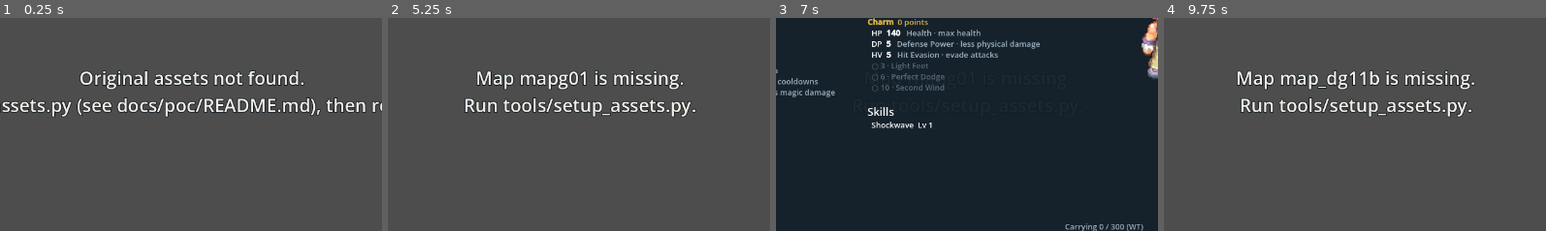
Above: before the commit, frames 1-4 (left to right).
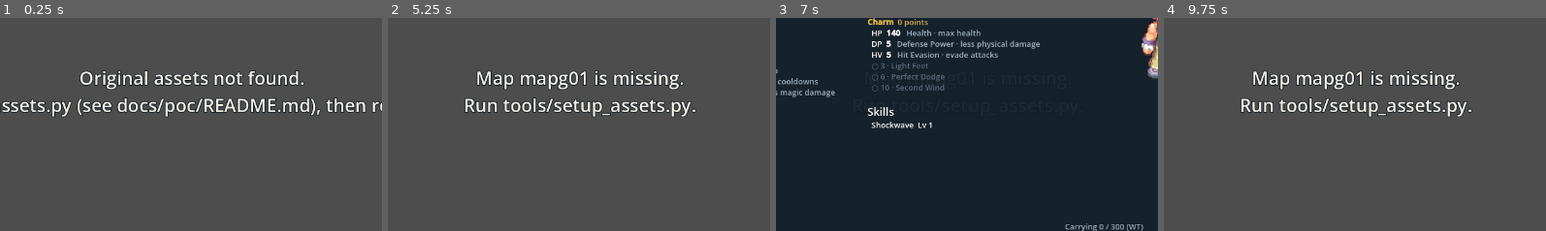
Above: after the commit, the same moments.

Repository: khaledchoucri/tricksterGodot
Game: Godot game, scene res://tests/smoke_test.tscn
The game is run twice, just before and just after one commit, with the same random seed, the same clock (stepped at 60 frames per second) and the same inputs. This scene is started directly instead of the project's main scene.
Inputs (mouse positions are % of the whole screen's width and height, from its top left):
- Up to frame 1 (0.25 s): no input
- Up to frame 2 (5.25 s): tap Enter (ui_accept) at 0.5, 0.77, 1.25, 2.75, 3.77, 5 s; move the mouse to (72, 45) at 0.52 s; press the mouse at (72, 45) at 0.53 s; hold D (move_right) 0.53-1.25 s; tap C (character) at 0.8 s; release the mouse at (72, 45) at 1.25 s; drag from (30, 55) to (45, 70) at 1.27 s; tap R (restart) at 2, 3.5 s; move the mouse to (60, 27) at 2.02 s; hold D (move_right) 2.03-2.75 s; hold Space (dash) 2.03-2.75 s; click (60, 27) at 2.3 s; drag from (45, 70) to (20, 34) at 2.77 s; move the mouse to (80, 65) at 3.52 s; hold A (move_left) 3.53-4.25 s; hold C (character) 3.53-4.25 s; tap Space (dash) at 3.8 s; right-click (80, 65) at 4.15 s; drag from (20, 34) to (35, 24) at 4.27 s; move the mouse to (55, 50) at 5.02 s; hold S (move_down) from 5.03 s (still down); hold F (interact) from 5.03 s (still down); click (55, 50) at 5.17 s
- Up to frame 3 (7 s): tap C (character) at 5.3 s; release S (move_down) at 5.75 s; release F (interact) at 5.75 s; drag from (35, 24) to (30, 55) at 5.77 s; move the mouse to (72, 45) at 6.52 s; press the mouse at (72, 45) at 6.53 s; hold W (move_up) from 6.53 s (still down); tap 1 at 6.6 s; tap Enter (ui_accept) at 6.77 s
- Up to frame 4 (9.75 s): release W (move_up) at 7.25 s; release the mouse at (72, 45) at 7.25 s; drag from (30, 55) to (45, 70) at 7.27 s; move the mouse to (60, 27) at 8.02 s; hold S (move_down) 8.03-8.75 s; hold Space (dash) 8.03-8.75 s; tap M at 8.1 s; drag from (45, 70) to (20, 34) at 8.77 s; move the mouse to (80, 65) at 9.52 s; hold W (move_up) from 9.53 s (still down); hold C (character) from 9.53 s (still down); tap P at 9.6 s; click (80, 65) at 9.67 s
The pictures show only the part of the screen within x 25-75%, y 32-82%; the shares and areas given below are measured in that part.

Frames 1-3 are identical in both runs. In frame 4, 2.7% of the frame differs, in the area x 19-82%, y 24-34%.
Error in both runs: Invalid access to property or key 'display_name' on a base object of type 'Nil'. (res://scripts/hud.gd:76)

Commit message:
Monsters fidget while they stand, dodge a graze, and echoes run
Standing monsters held a single still frame; they now play the original's
idle_auto clip (자동행동) through now and then. A grazed monster shows its dodge
clip (회피) instead of flinching, and echoes, which are players' characters,
chase at a run instead of a sped-up walk. The art smoke section checks all three
and now runs before the boss section, which frees the game.

Co-Authored-By: Claude Opus 5.5 <noreply@anthropic.com>

Diff:
--- a/scripts/actor_sprite.gd
+++ b/scripts/actor_sprite.gd
@@ -177,6 +177,14 @@
 		frame = clampi(frames[0], 0, sprite_frames.get_frame_count(anim) - 1)
 
 
+## Plays `act` through once and holds its last frame, whether or not the clip
+## loops (a monster's idle fidget).
+func play_once(act: String, v := Vector2.ZERO) -> void:
+	play_action(act, v, 0.0, true)
+	if action == act:
+		_stop_at = sprite_frames.get_frame_count(animation) - 1
+
+
 ## Hand socket of the frame on screen, relative to the feet, in the parent's space:
 ## {"hand": Vector2, "front": bool}, or an empty Dictionary if the frame has none.
 func hand_socket() -> Dictionary:
--- a/scripts/enemy.gd
+++ b/scripts/enemy.gd
@@ -78,6 +78,7 @@
 ## How opaque the client draws it: 1 - CharacterInfo TransRate / 100 (Punisher Aposis is a
 ## 30% see-through Aposis).
 var opacity := 1.0
+var _fidget_at := 0.0
 
 @onready var sprite: ActorSprite = $Sprite
 @onready var shape: CollisionShape2D = $Shape
@@ -187,6 +188,9 @@
 ## Gun hits meet HV instead of DP, at 30 per point against the attack's 20
 ## (the server's gun formula, 0x59d440); Lock-on lowers it.
 const GUN_HV_WEIGHT := 1.5
+## Reading: the original monsters' 자동행동 clip (idle_auto) is their fidget while they stand.
+## Ours: how many seconds apart a standing monster plays it.
+const FIDGET_EVERY := Vector2(3.0, 7.0)
 
 
 func gun_defense_mult(attack: float) -> float:
@@ -311,9 +315,22 @@
 		sprite.play_action("walk", to)
 	else:
 		velocity = _knock
-		sprite.play_action("idle")
+		_stand()
 	if _t >= _state_len:
 		_enter(State.CHASE)
+
+
+## Stands idle, playing its fidget clip now and then.
+func _stand() -> void:
+	if sprite.action == "idle_auto" and sprite.is_playing():
+		return
+	if sprite.has_action("idle_auto") and now() >= _fidget_at:
+		if _fidget_at > 0.0:
+			sprite.play_once("idle_auto")
+		_fidget_at = now() + randf_range(FIDGET_EVERY.x, FIDGET_EVERY.y)  # visual only
+		if sprite.action == "idle_auto":
+			return
+	sprite.play_action("idle")
 
 
 func _state_chase() -> void:
@@ -341,8 +358,11 @@
 		return
 	var step := _steer_toward(player.global_position)
 	velocity = step * run_speed * speed_factor() + _knock
-	sprite.play_action("walk", step if step != Vector2.ZERO else to)
-	sprite.speed_scale = 1.3
+	if sprite.has_action("run"):
+		sprite.play_action("run", step if step != Vector2.ZERO else to)  # echoes run as players do
+	else:
+		sprite.play_action("walk", step if step != Vector2.ZERO else to)
+		sprite.speed_scale = 1.3
 
 
 ## Direct line when it's clear, otherwise follow a grid path around obstacles.
@@ -485,7 +505,9 @@
 	elif not armored and _hits_taken > attack.poise:
 		_cancel_attack()
 		_enter(State.HURT, 0.28 if heavy else 0.2)
-		sprite.play_action("hit", -Combat.screen(dir), 0.2, true)
+		# Reading: a graze is the monster half evading, so it shows its dodge clip (회피) if it has one.
+		var react := "dodge" if fx.get("graze", false) and sprite.has_action("dodge") else "hit"
+		sprite.play_action(react, -Combat.screen(dir), 0.2, true)
 
 
 ## Out cold for `seconds` without a hit (Skunk Pouch's stink). Bosses shrug
--- a/tests/smoke/art.gd
+++ b/tests/smoke/art.gd
@@ -1,7 +1,7 @@
 extends SmokeSection
-## The original art the game draws: every monster of every region has its sprite and shows on every
-## frame, and every shield is worn by every character that can carry one, in every direction of the
-## poses it walks and stands in.
+## The original art the game draws and how it plays: every monster of every region has its sprite
+## and shows on every frame, standing monsters fidget, grazed ones dodge and echoes run; every shield
+## is worn by every character that can carry one, in every direction of the poses it walks and stands in.
 
 ## The poses a worn shield must show in: the original's pivot files place shields on all of their
 ## frames (tools/pivots.py; the punchers through their equipped poses, ActorSprite.SHIELD_POSE).
@@ -13,6 +13,51 @@
 func run() -> void:
 	_monsters()
 	_shields()
+	await _fidget()
+
+
+## A monster standing still plays its idle_auto clip through now and then, and goes back to idle.
+func _fidget() -> void:
+	if not is_instance_valid(game.room) or not is_instance_valid(game.player):
+		game._load_room()  # an earlier section left the game without a room
+		await wait(3.0)
+	var e: Enemy = game.room.spawn(&"torobbie", game.room.random_spot(game.player.global_position, 260.0))
+	var seen := {}
+	for _i in 60 * int(Enemy.FIDGET_EVERY.y * 2.0 + 2.0):
+		if not is_instance_valid(e):
+			break
+		if e.state != Enemy.State.SPAWN:
+			e.state = Enemy.State.IDLE  # keep it standing: no chase, no wander
+			e._state_len = 999.0
+			e._wander_target = e.global_position
+		seen[e.sprite.action] = true
+		if seen.has("idle_auto") and e.sprite.action == "idle":
+			break
+		await get_tree().physics_frame
+	check(seen.has("idle_auto") and seen.has("idle"), "a standing monster fidgets with its idle_auto clip and returns to idle (%s)"
+		% ", ".join(seen.keys()))
+	# A graze is the monster half evading: it shows its dodge clip; a clean hit shows its hit clip.
+	var reactions: Array[String] = []
+	for fx: Dictionary in [{"graze": true}, {}]:
+		e.state = Enemy.State.IDLE
+		e.take_hit(1, Vector2.RIGHT, 0.0, false, fx)
+		reactions.append(e.sprite.action)
+		await wait(0.5)
+	check(reactions == ["dodge", "hit"], "a grazed monster dodges, a hit one flinches (%s)" % ", ".join(reactions))
+	_remove(e)
+	# An echo (another class's character) chases at a run, as a player does.
+	var echo: Enemy = game.room.spawn(&"echo_bard", game.room.random_spot(game.player.global_position, 300.0))
+	var ran := false
+	for _i in 240:
+		if not is_instance_valid(echo):
+			break
+		ran = ran or (echo.state == Enemy.State.CHASE and echo.sprite.action == "run")
+		if echo.state == Enemy.State.IDLE:
+			echo._state_len = 0.0  # chase now
+		await get_tree().physics_frame
+	check(ran, "a chasing echo runs")
+	if is_instance_valid(echo):
+		_remove(echo)
 
 
 ## Every monster a region or an echo can spawn has exported sprites with the actions enemy.gd plays,
--- a/tests/smoke_test.gd
+++ b/tests/smoke_test.gd
@@ -9,8 +9,8 @@
 ## shared code still run the full suite (CLAUDE.md, section 5).
 
 ## The sections, in the order they run.
-const SECTIONS: Array[String] = ["core", "power", "magic", "sense", "elements", "charm", "talents", "balance", "ui", "rest", "boss",
-	"systems", "art", "lint"]
+const SECTIONS: Array[String] = ["core", "power", "magic", "sense", "elements", "charm", "talents", "balance", "ui", "rest", "art", "boss",
+	"systems", "lint"]
 ## The section that tests each character.
 const CLASS_SECTION: Dictionary[String, String] = {"buffalo": "power", "bunny": "power", "sheep": "magic",
 	"dragon": "magic", "fox": "sense", "lion": "sense", "cat": "charm", "raccoon": "charm"}
@@ -110,12 +110,13 @@
 	if _on("rest"):
 		# Before the bosses, which end in Megalopolis. Rest stops between regions: the heal, Julio and the warehouse swap.
 		await _section(REST).run()
+	if _on("art"):
+		# Before the bosses too: its monster checks play in a room.
+		await _section(ART).run()
 	if _on("boss"):
 		await _section(BOSS).run()
 	if _on("systems"):
 		_section(SYSTEMS).run(get_node("/root/Run"))
-	if _on("art"):
-		_section(ART).run()
 	if _on("lint"):
 		_section(LINT).run()
 
Not shown, changed: CLAUDE.md
Not shown, changed: tests/run_smoke.sh
